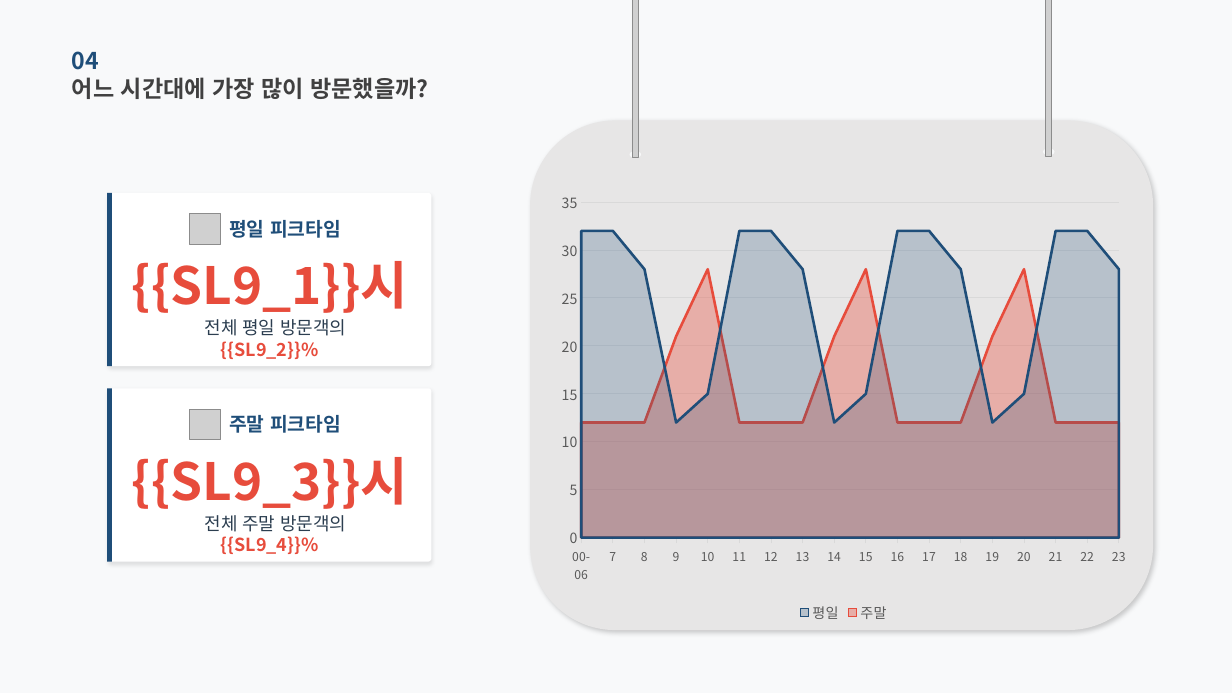
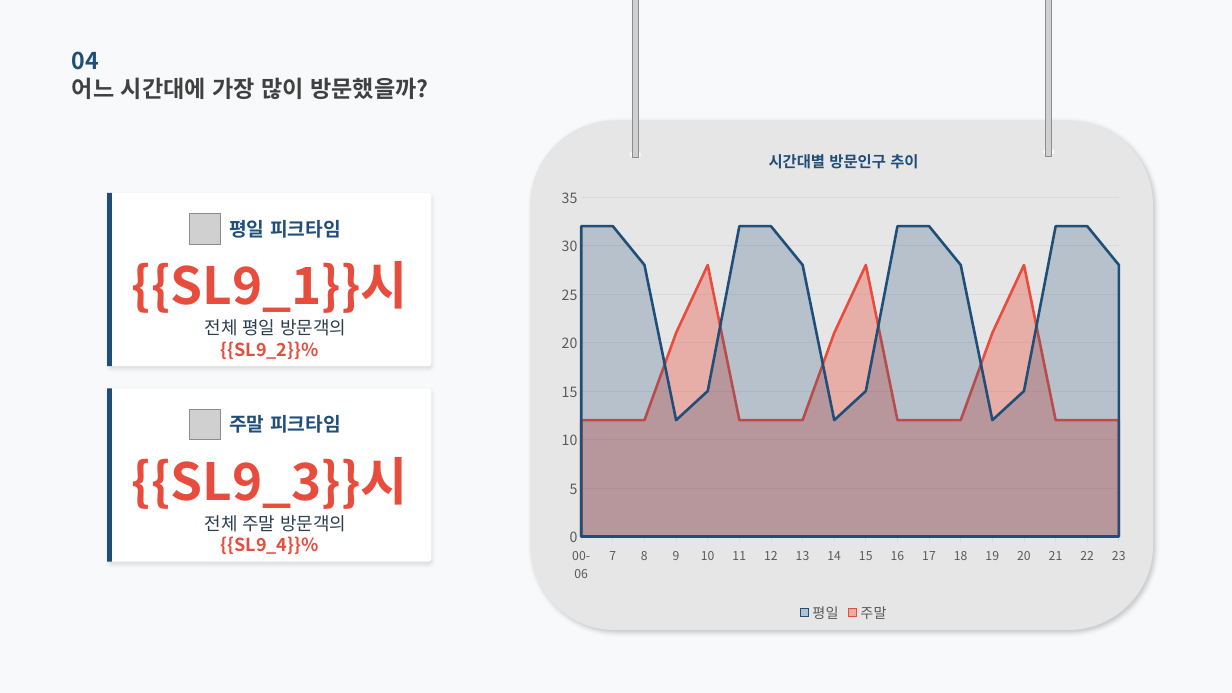
Before and after one commit to roddms/auto-report, a slide deck: slide 9 of template/master.pptx. Drawn at 1232x693 pixels with LibreOffice and Linux fonts; fonts in the diff are those of the drawing; grey boxes stand for pictures. Boxes give left, top, right and bottom in pixels: in the first picture for what was removed or moved away, otherwise in the second. Text is boxed around its words. In the diff, an @@ line names an element or a change of style, - is before the commit and + after.

```diff
--- a/template/master.pptx
+++ b/template/master.pptx
@@ area chart at (550, 130, 1138, 627) @@
@@ title "시간대별 방문인구 추이 " added @@
@@ area chart: place and size @@
-area chart at (550, 183, 1138, 627)
+area chart at (550, 130, 1138, 627)
```
Also in this commit, not shown: 11 other slides changed, 15 other files.
